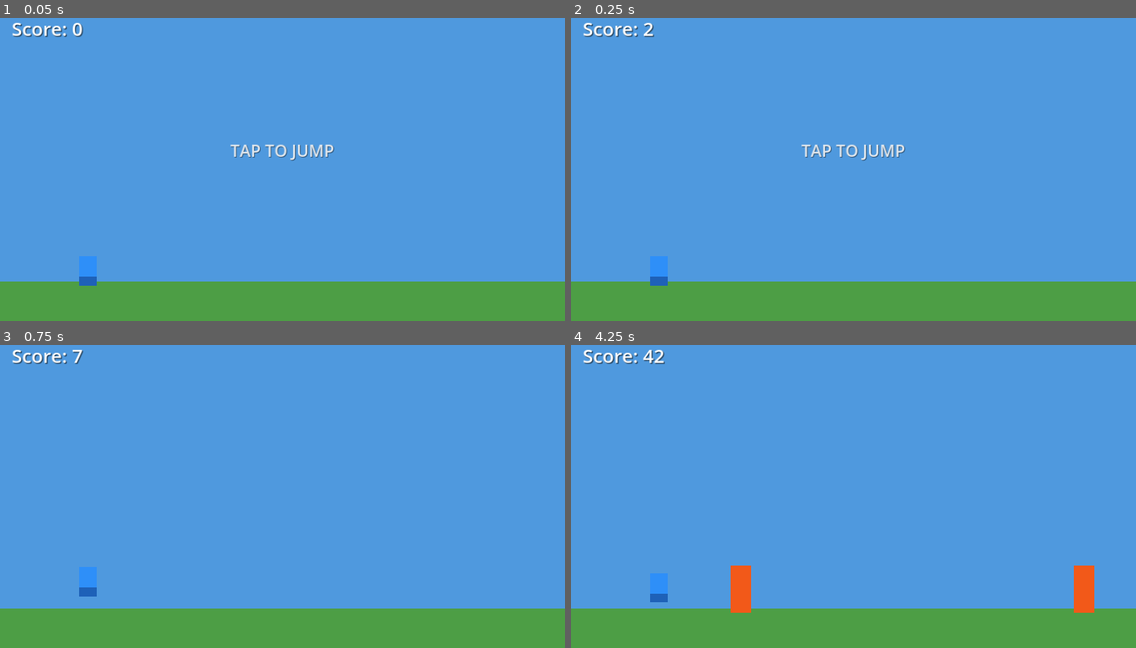
Above: before the commit, frames 1-4 (two rows, left to right).
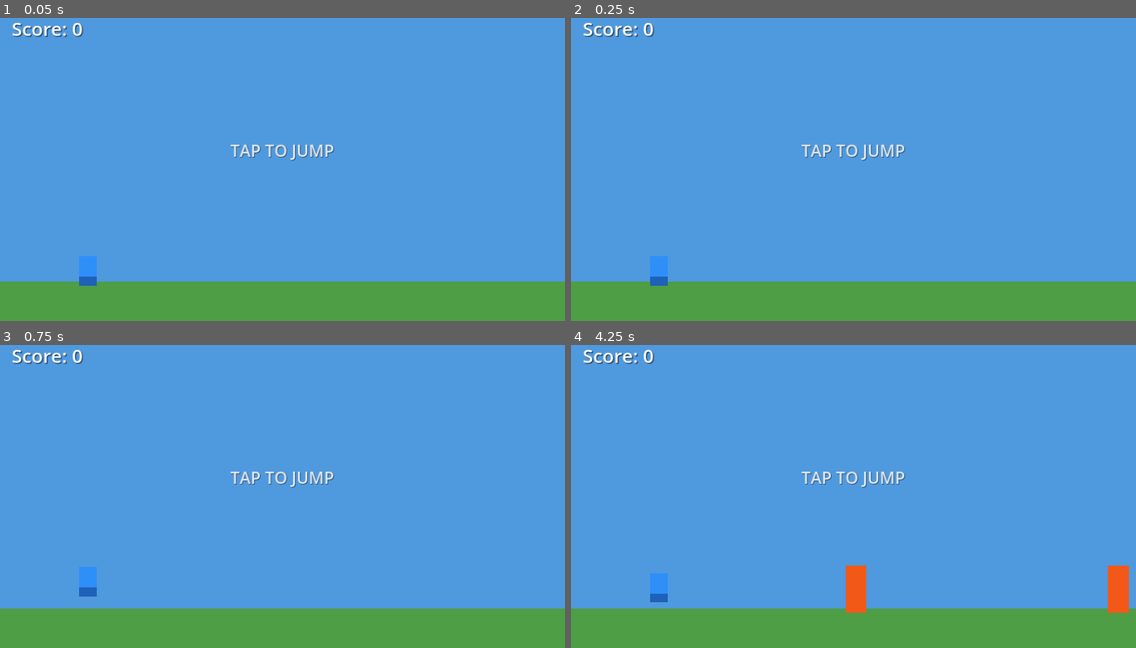
Above: after the commit, the same moments.

Repository: Charles2339/GoneGame
Game: Godot game, scene res://scenes/game/Main.tscn
Same seed, same stepped clock (60 frames per second), same inputs: the game is played once before the commit and once after it.
Inputs (mouse positions are in pixels of both pictures, inside the frame that each line leads up to):
- Up to frame 1 (0.05 s): no input
- Up to frame 2 (0.25 s): no input
- Up to frame 3 (0.75 s): tap Enter at 0.5 s; move the mouse to (406, 472) at 0.52 s; click (406, 472) at 0.67 s
- Up to frame 4 (4.25 s): tap Space at 0.77, 1.52, 3.02, 3.77 s; tap Enter every 0.75 s from 1.25 to 3.5 s; move the mouse to (740, 505) at 1.27 s; click (740, 505) at 1.42 s; move the mouse to (910, 420) at 2.02 s; click (910, 420) at 2.17 s; move the mouse to (825, 554) at 2.77 s; click (825, 554) at 2.92 s; move the mouse to (1023, 535) at 3.52 s; click (1023, 535) at 3.67 s

Frame 1 is identical in both runs. In frame 2, less than 0.1% of the frame differs, in the area x 12-15%, y 1-7%; in frame 3, 0.5%; in frame 4, 2.8%, in the area x 12-99%, y 1-89%.
Error in both runs: Attempt to call function 'set_state' in base 'null instance' on a null instance. (res://scripts/Player.gd:87)

Commit message:
refactor: visual overhaul Main.gd

Diff:
--- a/scripts/Main.gd
+++ b/scripts/Main.gd
@@ -1,49 +1,128 @@
 extends Node2D
 
-var game_running := false
-var score := 0.0
-var run_speed := 600.0
-var _high_score := 0.0
+const INITIAL_SPEED := 500.0
+const MAX_SPEED     := 950.0
+const SPEED_STEP    := 15.0   # px/s per 10 s survival
+const BG_TILE_W     := 1920.0
+const GND_TILE_W    := 2000.0
 
-@onready var score_label: Label = $HUD/ScoreLabel
-@onready var game_over_panel: Panel = $HUD/GameOverPanel
-@onready var final_score_label: Label = $HUD/GameOverPanel/VBox/FinalScore
-@onready var high_score_label: Label = $HUD/GameOverPanel/VBox/HighScore
-@onready var obstacle_spawner: Node2D = $ObstacleSpawner
-@onready var tap_hint: Label = $HUD/TapHint
+var game_running  := false
+var score         := 0.0
+var run_speed     := INITIAL_SPEED
+var elapsed       := 0.0
+var total_scroll  := 0.0
+var high_score    := 0.0
+var trauma        := 0.0
+
+@onready var player:      CharacterBody2D = $Player
+@onready var cam:         Camera2D        = $Camera2D
+@onready var spawner:     Node2D          = $ObstacleSpawner
+@onready var score_lbl:   Label           = $HUD/ScoreLabel
+@onready var go_panel:    Panel           = $HUD/GameOverPanel
+@onready var fs_lbl:      Label           = $HUD/GameOverPanel/VBox/FinalScore
+@onready var hs_lbl:      Label           = $HUD/GameOverPanel/VBox/HighScore
+@onready var tap_hint:    Label           = $HUD/TapHint
+@onready var gnd_a:       Node2D          = $GroundVisuals/GroundA
+@onready var gnd_b:       Node2D          = $GroundVisuals/GroundB
+
+# [node_a_path, node_b_path, factor]
+const BG_LAYERS := [
+	["BgContainer/Mtn1",    "BgContainer/Mtn2",    0.08],
+	["BgContainer/FarT1",   "BgContainer/FarT2",   0.22],
+	["BgContainer/NearT1",  "BgContainer/NearT2",  0.48],
+]
 
 func _ready() -> void:
-	$HUD/GameOverPanel/VBox/RestartButton.pressed.connect(_on_restart_pressed)
+	$HUD/GameOverPanel/VBox/RestartButton.pressed.connect(_on_restart)
+	player.landed.connect(_on_land)
+	player.jumped.connect(_on_jump)
+	player.died.connect(_on_die)
 	_start_game()
 
 func _start_game() -> void:
 	game_running = true
-	score = 0.0
-	run_speed = 600.0
-	game_over_panel.visible = false
-	tap_hint.visible = true
-	for child in obstacle_spawner.get_children():
-		child.queue_free()
-	obstacle_spawner.reset()
+	score        = 0.0
+	run_speed    = INITIAL_SPEED
+	elapsed      = 0.0
+	total_scroll = 0.0
+	trauma       = 0.0
+	go_panel.visible  = false
+	tap_hint.visible  = true
+	for c in spawner.get_children():
+		c.queue_free()
+	spawner.reset()
+
+func get_difficulty() -> float:
+	return clampf(1.0 + (elapsed / 60.0) * 2.5, 1.0, 3.5)
 
 func _process(delta: float) -> void:
+	# Camera trauma shake (README §Game Feel)
+	trauma = maxf(trauma - 2.8 * delta, 0.0)
+	var sh := trauma * trauma
+	cam.offset = Vector2(
+		randf_range(-14.0, 14.0) * sh,
+		randf_range(-7.0,   7.0) * sh)
+
 	if not game_running:
 		return
-	score += delta * 10.0
-	run_speed = minf(600.0 + score * 2.0, 1800.0)
-	score_label.text = "Score: %d" % int(score)
-	if score > 5.0:
+
+	elapsed      += delta
+	score        += delta * 10.0
+	run_speed     = minf(INITIAL_SPEED + (elapsed / 10.0) * SPEED_STEP, MAX_SPEED)
+	total_scroll += run_speed * delta
+
+	score_lbl.text = "%d" % int(score)
+	if score > 6.0:
 		tap_hint.visible = false
+
+	# Ground tiles (scroll factor 1.0)
+	var gx := -fmod(total_scroll, GND_TILE_W)
+	gnd_a.position.x = gx
+	gnd_b.position.x = gx + GND_TILE_W
+
+	# Parallax layers
+	for data in BG_LAYERS:
+		var sx := -fmod(total_scroll * data[2], BG_TILE_W)
+		get_node(data[0]).position.x = sx
+		get_node(data[1]).position.x = sx + BG_TILE_W
+
+func add_trauma(amount: float) -> void:
+	trauma = minf(trauma + amount, 1.0)
 
 func on_player_hit() -> void:
 	if not game_running:
 		return
 	game_running = false
-	if score > _high_score:
-		_high_score = score
-	final_score_label.text = "Score: %d" % int(score)
-	high_score_label.text = "Best:  %d" % int(_high_score)
-	game_over_panel.visible = true
+	if score > high_score:
+		high_score = score
+	fs_lbl.text = "Score: %d" % int(score)
+	hs_lbl.text = "Best:  %d" % int(high_score)
+	player.die()
+	add_trauma(0.9)
+	_death_sequence()
 
-func _on_restart_pressed() -> void:
+func _death_sequence() -> void:
+	# Hit stop (README §Hit Stop)
+	Engine.time_scale = 0.0
+	await get_tree().create_timer(0.065, true, false, true).timeout
+	Engine.time_scale = 1.0
+	await get_tree().create_timer(0.85).timeout
+	_show_game_over()
+
+func _show_game_over() -> void:
+	go_panel.visible = true
+	go_panel.position.y = 180.0
+	create_tween().tween_property(go_panel, "position:y", 0.0, 0.38).set_trans(Tween.TRANS_BACK)
+
+func _on_land() -> void:
+	add_trauma(0.12)
+
+func _on_jump() -> void:
+	pass
+
+func _on_die() -> void:
+	add_trauma(0.85)
+
+func _on_restart() -> void:
+	Engine.time_scale = 1.0
 	get_tree().reload_current_scene()
